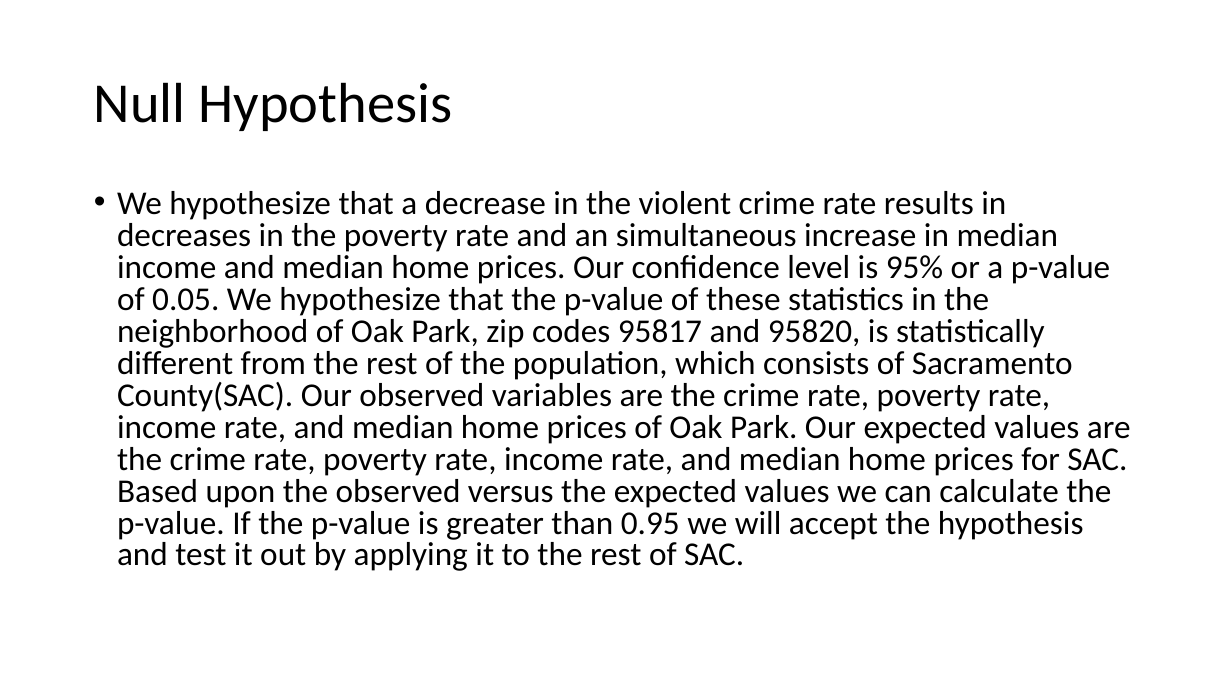
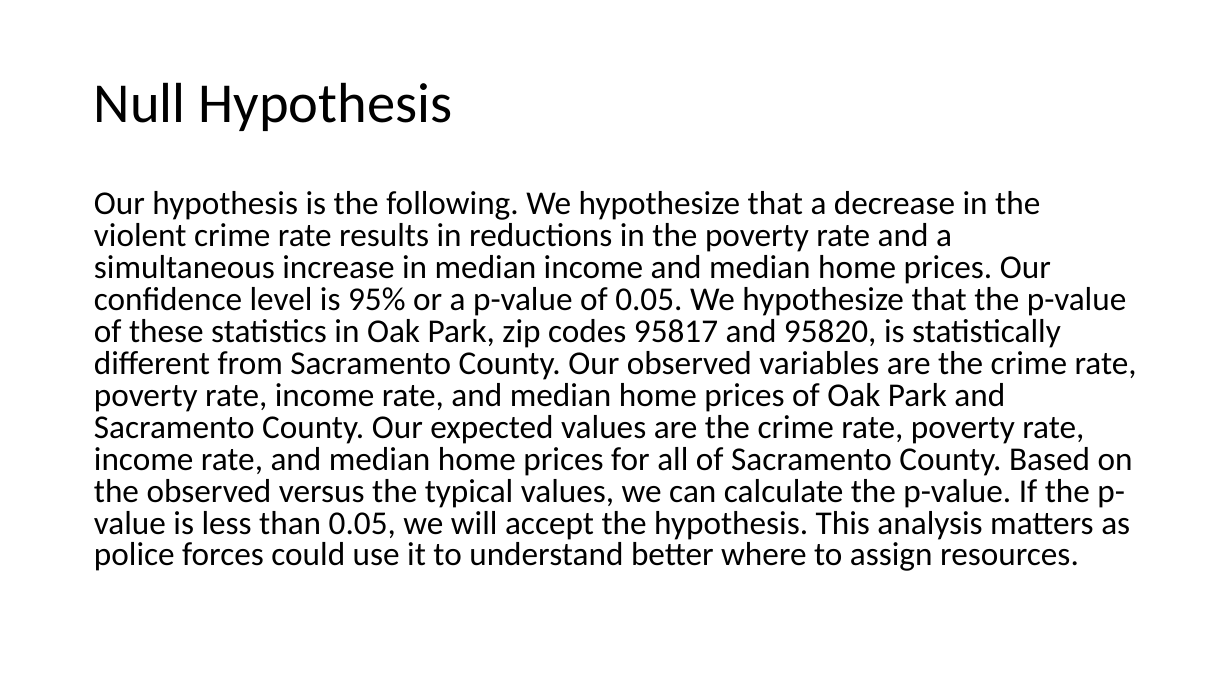
Before and after one commit to sean-galloway/Crime_and_Poverty, a slide deck: slide 3 of Project_1_Presentation.pptx. Drawn at 1232x693 pixels with LibreOffice and Linux fonts; fonts in the diff are those of the drawing. Boxes give left, top, right and bottom in pixels: in the first picture for what was removed or moved away, otherwise in the second. Text is boxed around its words. In the diff, an @@ line names an element or a change of style, - is before the commit and + after.

```diff
--- a/Project_1_Presentation.pptx
+++ b/Project_1_Presentation.pptx
@@ text at <box>94,191,1137,571</box>: text changed @@
-• We hypothesize that a decrease in the violent crime rate results in decreases in the poverty rate and an simultaneous increase in median income and median home prices. Our confidence level is 95% or a p-value of 0.05. We hypothesize that the p-value of these statistics in the neighborhood of Oak Park, zip codes 95817 and 95820, is statistically different from the rest of the population, which consists of Sacramento County(SAC). Our observed variables are the crime rate, poverty rate, income rate, and median home prices of Oak Park. Our expected values are the crime rate, poverty rate, income rate, and median home prices for SAC. Based upon the observed versus the expected values we can calculate the p-value. If the p-value is greater than 0.95 we will accept the hypothesis and test it out by applying it to the rest of SAC.
+Our hypothesis is the following. We hypothesize that a decrease in the violent crime rate results in reductions in the poverty rate and a simultaneous increase in median income and median home prices. Our confidence level is 95% or a p-value of 0.05. We hypothesize that the p-value of these statistics in Oak Park, zip codes 95817 and 95820, is statistically different from Sacramento County. Our observed variables are the crime rate, poverty rate, income rate, and median home prices of Oak Park and Sacramento County. Our expected values are the crime rate, poverty rate, income rate, and median home prices for all of Sacramento County. Based on the observed versus the typical values, we can calculate the p-value. If the p-value is less than 0.05, we will accept the hypothesis. This analysis matters as police forces could use it to understand better where to assign resources.
```
Also in this commit, not shown: 1 other slide changed, 1 slide added, 1 other file.
